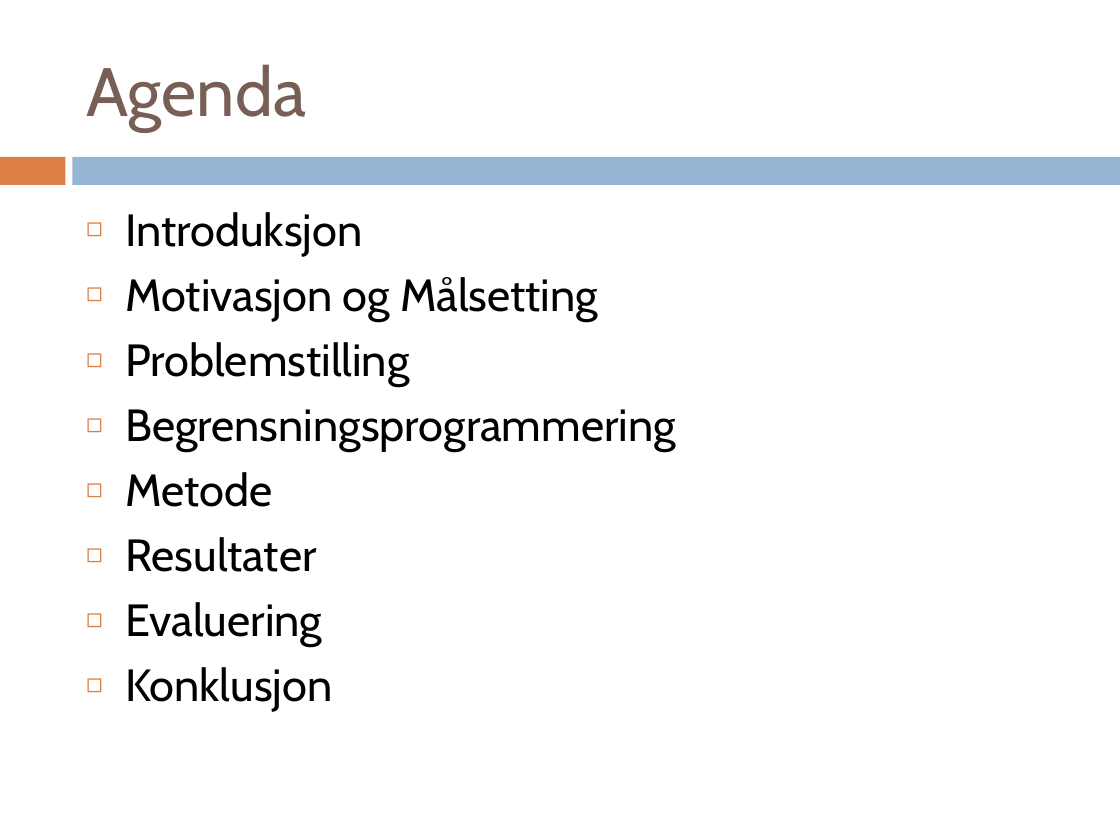
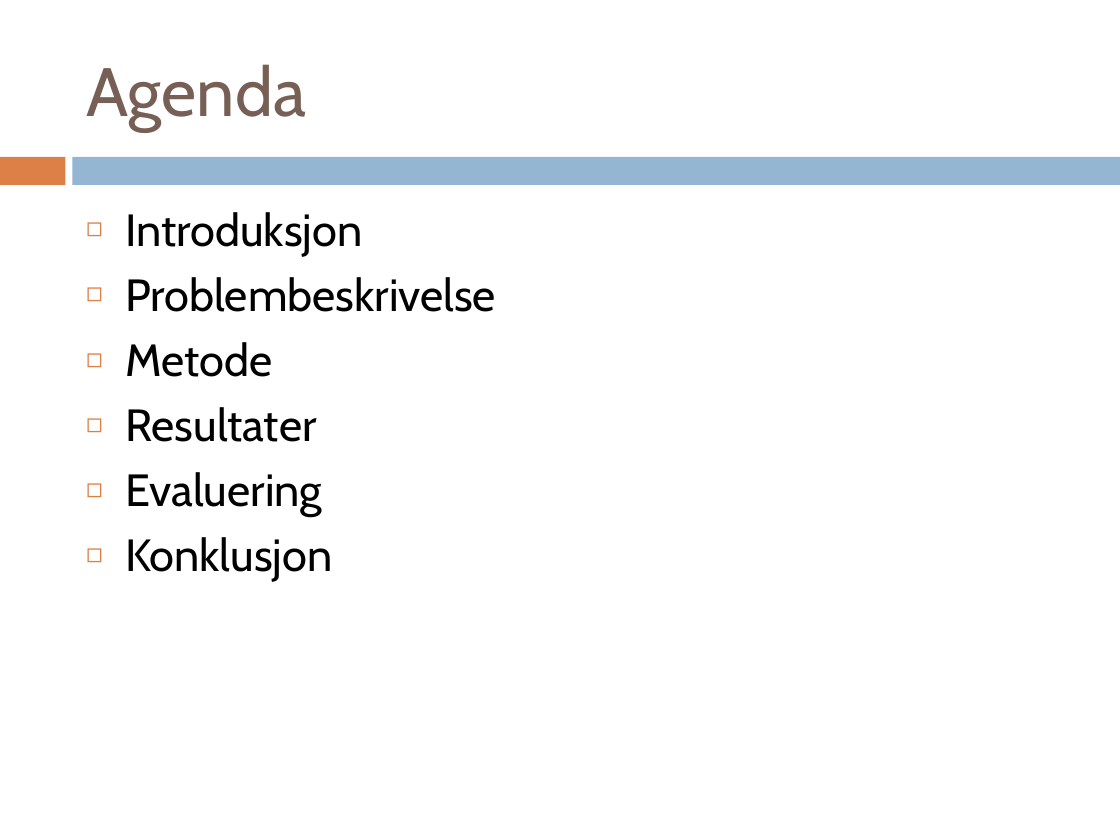
Before and after one commit to teilin/M.sc-UiB, a slide deck: slide 2 of Presentasjon/msc_presentasjon.pptx. Drawn at 1120x840 pixels with LibreOffice and Linux fonts; fonts in the diff are those of the drawing. Boxes give left, top, right and bottom in pixels: in the first picture for what was removed or moved away, otherwise in the second. Text is boxed around its words. In the diff, an @@ line names an element or a change of style, - is before the commit and + after.

```diff
--- a/Presentasjon/msc_presentasjon.pptx
+++ b/Presentasjon/msc_presentasjon.pptx
@@ text at <box>125,277,496,312</box>: text changed @@
-◻ Motivasjon og Målsetting
-◻ Problemstilling
-◻ Begrensningsprogrammering
+◻ Problembeskrivelse
```
Also in this commit, not shown: 29 slides added, 9 slides removed, 35 other files.
